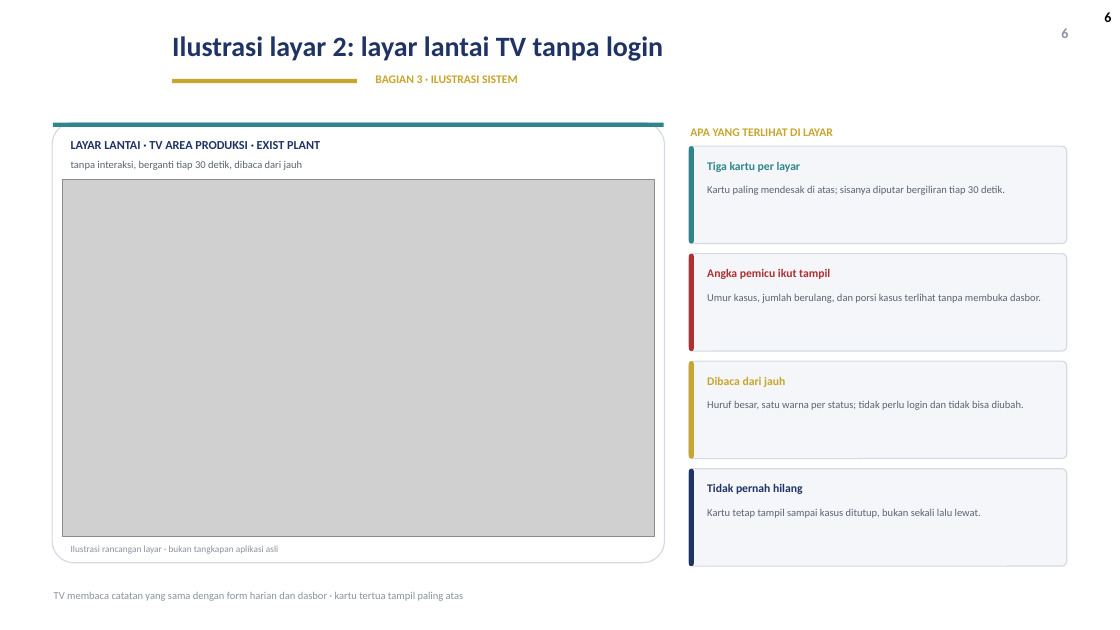
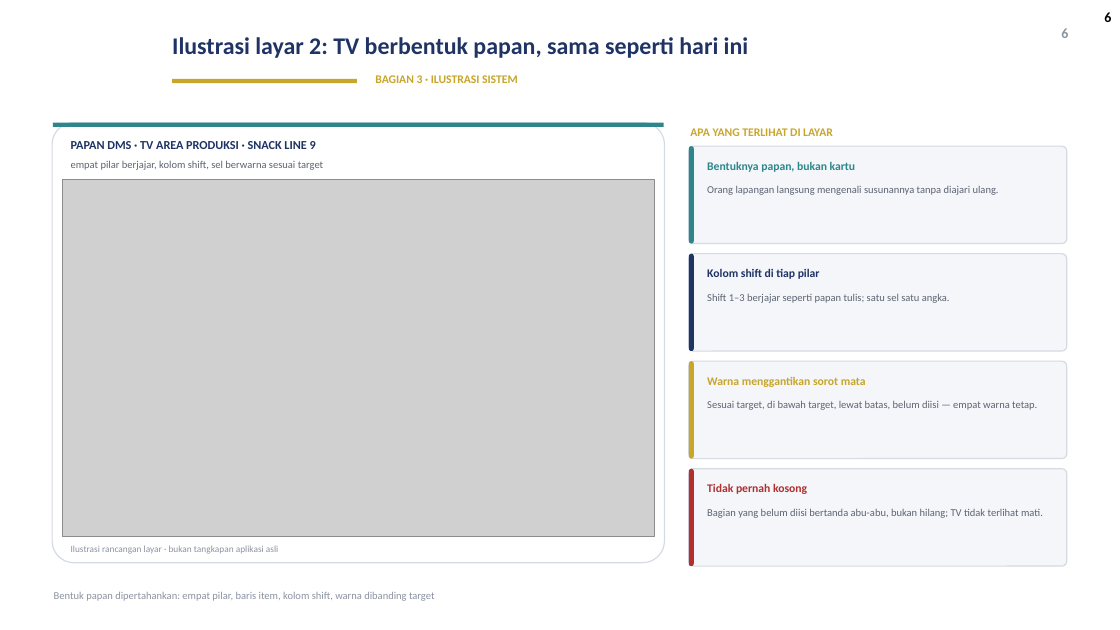
Before and after one commit to GalaxyDust/DailyMonitoringSystem_App, a slide deck: slide 6 of docs/DMS_Digitalisasi_v1.pptx. Drawn at 1120x630 pixels with LibreOffice and Linux fonts; fonts in the diff are those of the drawing; grey boxes stand for pictures; background and template pictures are left out. Boxes give left, top, right and bottom in pixels: in the first picture for what was removed or moved away, otherwise in the second. Text is boxed around its words. In the diff, an @@ line names an element or a change of style, - is before the commit and + after.

Commit message:
docs: TV berbentuk papan, ilustrasi absensi di TV, isian per divisi (termasuk Teknik), dan slide tiga tingkat kunci

```diff
--- a/docs/DMS_Digitalisasi_v1.pptx
+++ b/docs/DMS_Digitalisasi_v1.pptx
@@ title at (x1=172, y1=37, x2=749, y2=58): text changed; size 24 to 20.5 pt @@
-Ilustrasi layar 2: layar lantai TV tanpa login
+Ilustrasi layar 2: TV berbentuk papan, sama seperti hari ini
@@ text at (x1=71, y1=141, x2=316, y2=149): text changed @@
-LAYAR LANTAI · TV AREA PRODUKSI · EXIST PLANT
+PAPAN DMS · TV AREA PRODUKSI · SNACK LINE 9
@@ text at (x1=71, y1=160, x2=324, y2=170): text changed @@
-tanpa interaksi, berganti tiap 30 detik, dibaca dari jauh
+empat pilar berjajar, kolom shift, sel berwarna sesuai target
@@ text at (x1=707, y1=162, x2=856, y2=172): text changed @@
-Tiga kartu per layar
+Bentuknya papan, bukan kartu
@@ text at (x1=707, y1=186, x2=999, y2=195): text changed @@
-Kartu paling mendesak di atas; sisanya diputar bergiliran tiap 30 detik.
+Orang lapangan langsung mengenali susunannya tanpa diajari ulang.
@@ rounded rectangle at (x1=689, y1=254, x2=694, y2=351): fill #B02F2F to #1F3364 @@
@@ text at (x1=707, y1=269, x2=820, y2=279): text changed; text colour #B02F2F to #1F3364 @@
-Angka pemicu ikut tampil
+Kolom shift di tiap pilar
@@ text at (x1=707, y1=294, x2=950, y2=303): text changed @@
-Umur kasus, jumlah berulang, dan porsi kasus terlihat tanpa membuka dasbor.
+Shift 1–3 berjajar seperti papan tulis; satu sel satu angka.
@@ text at (x1=707, y1=377, x2=866, y2=387): text changed @@
-Dibaca dari jauh
+Warna menggantikan sorot mata
@@ text at (x1=707, y1=401, x2=1037, y2=410): text changed @@
-Huruf besar, satu warna per status; tidak perlu login dan tidak bisa diubah.
+Sesuai target, di bawah target, lewat batas, belum diisi — empat warna tetap.
@@ rounded rectangle at (x1=689, y1=469, x2=694, y2=566): fill #1F3364 to #B02F2F @@
@@ text at (x1=707, y1=484, x2=807, y2=494): text changed; text colour #1F3364 to #B02F2F @@
-Tidak pernah hilang
+Tidak pernah kosong
@@ text at (x1=707, y1=509, x2=1043, y2=518): text changed @@
-Kartu tetap tampil sampai kasus ditutup, bukan sekali lalu lewat.
+Bagian yang belum diisi bertanda abu-abu, bukan hilang; TV tidak terlihat mati.
@@ text at (x1=54, y1=592, x2=435, y2=601): text changed @@
-TV membaca catatan yang sama dengan form harian dan dasbor · kartu tertua tampil paling atas
+Bentuk papan dipertahankan: empat pilar, baris item, kolom shift, warna dibanding target
```
Also in this commit, not shown: 14 other slides changed, 3 slides added, 5 other files.
